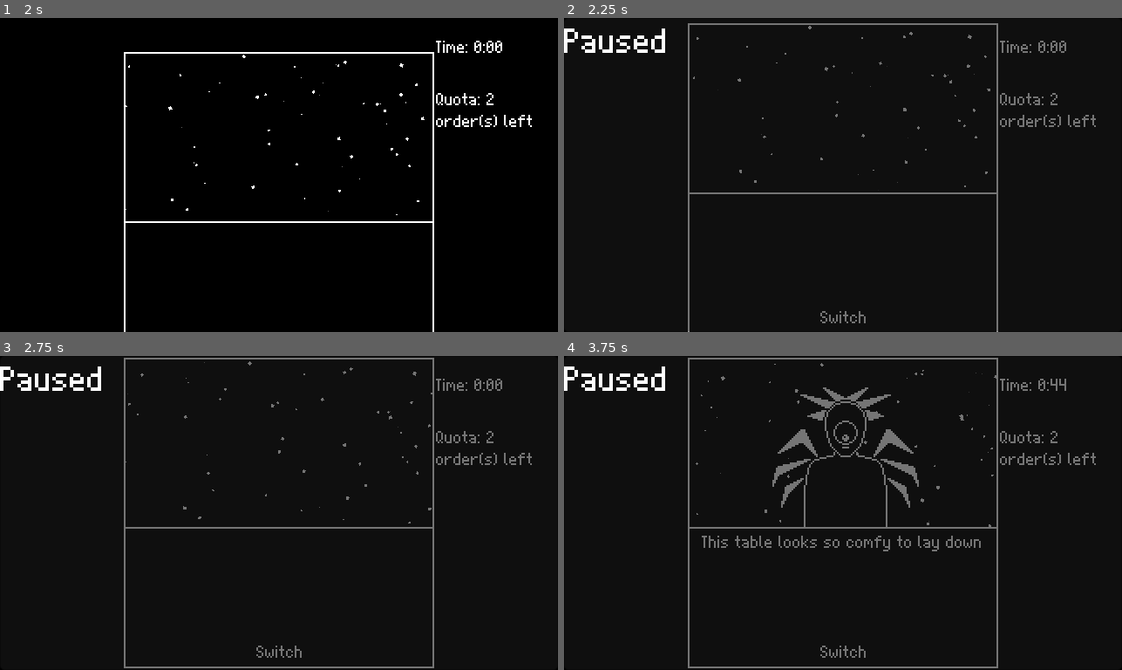
Above: before the commit, frames 1-4 (two rows, left to right).
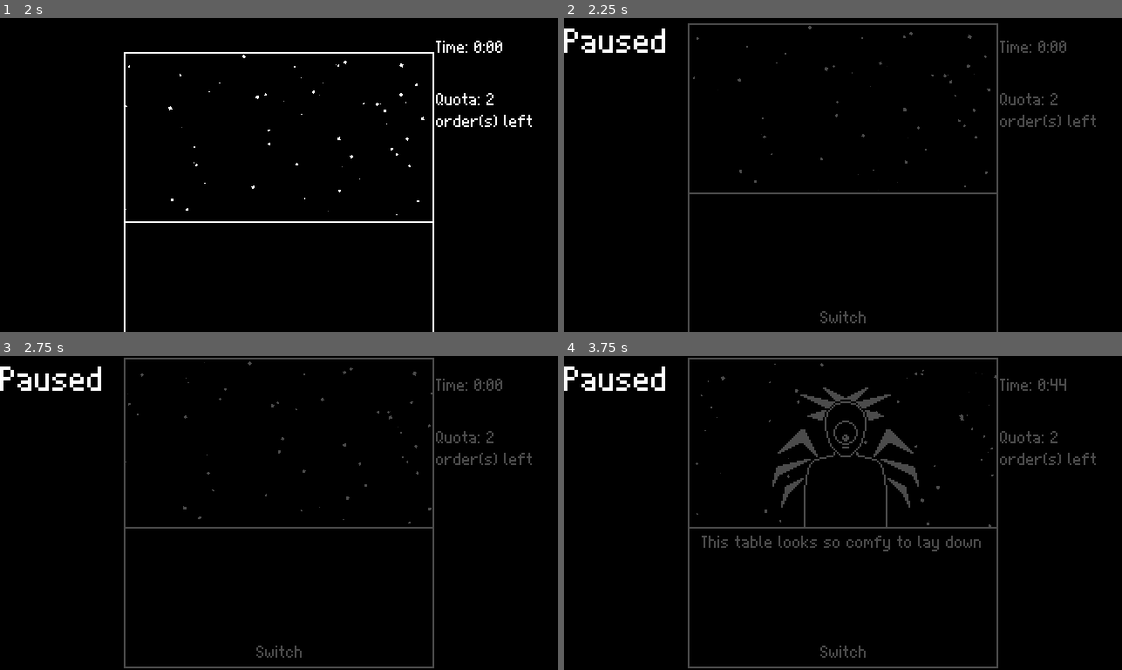
Above: after the commit, the same moments.

Repository: Banalian/BitBiscuit-GMTK2024
Game: Godot game, scene res://Scenes/main_menu.tscn
Two runs of this game, one before a commit and one after it. Both use one fixed random seed, a clock stepped at 60 frames per second and the inputs below.
Inputs (mouse positions are in pixels of both pictures, inside the frame that each line leads up to):
- Up to frame 1 (2 s): click "Play" at 0.5 s; click "Play" at 1.25 s
- Up to frame 2 (2.25 s): tap Enter at 2 s; move the mouse to (965, 159) at 2.02 s; tap P at 2.1 s; click (965, 159) at 2.17 s
- Up to frame 3 (2.75 s): tap Space at 2.27 s
- Up to frame 4 (3.75 s): move the mouse to (731, 528) at 2.77 s; tap P at 2.85, 3.6 s; click (731, 528) at 2.92 s; tap Space at 3.02 s; move the mouse to (898, 443) at 3.52 s; click (898, 443) at 3.67 s

Frame 1 is identical in both runs. In frame 2, 2.0% of the frame differs, in the area x 22-96%, y 1-100%; in frame 3, 2.3%; in frame 4, 4.5%, in the area x 22-96%, y 0-100%.

Commit message:
feat(panels): change panels default look

Diff:
--- a/default_theme.tres
+++ b/default_theme.tres
@@ -30,6 +30,9 @@
 content_margin_right = 3.0
 content_margin_bottom = 1.0
 
+[sub_resource type="StyleBoxFlat" id="StyleBoxFlat_wl13j"]
+bg_color = Color(0, 0, 0, 0.705882)
+
 [sub_resource type="StyleBoxFlat" id="StyleBoxFlat_jg3ph"]
 content_margin_left = 3.0
 content_margin_top = 1.0
@@ -54,6 +57,7 @@
 Button/styles/hover = SubResource("StyleBoxEmpty_uxolf")
 Button/styles/normal = SubResource("StyleBoxEmpty_c707e")
 Button/styles/pressed = SubResource("StyleBoxEmpty_8wy5l")
+Panel/styles/panel = SubResource("StyleBoxFlat_wl13j")
 RichTextLabel/font_sizes/normal_font_size = 8
 TooltipLabel/colors/font_color = Color(1, 1, 1, 1)
 TooltipLabel/font_sizes/font_size = 8
Not shown: 1 places in default_theme.tres that only renumber resources
